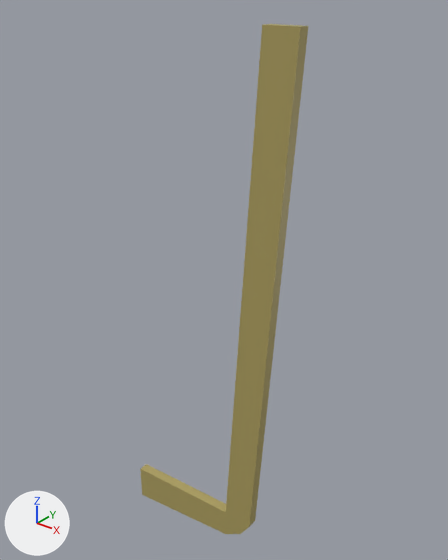
Two versions of the glTF model Prod/Art/3d/Stick.gltf, one commit apart.
Both versions are drawn from a camera (50 mm lens) standing at (12.81, -7.76, 11.54) and looking at (6.82, -0.27, 6.9). The axes (+X, +Y, +Z) are drawn at lower left. The lights are the same throughout. Where no turn or scale is listed for an object, it has been applied to the vertices. Vertices at the same position are counted once.

In view in the first picture: 'Stick'.
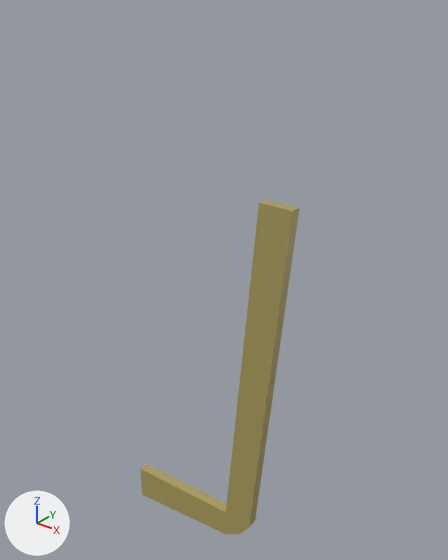
Pixel boxes [x1, y1, x2, y2] of what changed, in the pictures (448 x 560 px; the box of a moved part takes in the faces that stretch with it):
'Stick', reshaped (34% shorter): before [140, 24, 308, 534]; after [140, 200, 300, 534]
part 1 of me_cube_083, moved or reshaped: before [227, 24, 308, 512]; after [227, 200, 300, 512]

Edits to the bpy script that builds the scene:
```text
Change me_cube_083:
    where me_cube_083.from_pydata(...)  # 16 vertices, 28 faces; spans x -2.62..0.86, y -0.09..0.09, z -5.68..4.02
    used by ob_stick; location = (7.63, -0.78, 7.0)
    before: 1 (0.86, 0.09, 4.02) at pixel (308, 25), 3 (0.86, -0.09, 4.02) at pixel (300, 26), 5 (0.29, 0.09, 4.02) at pixel (270, 23), 7 (0.29, -0.09, 4.02) at pixel (262, 24)
    me_cube_083 part 1
    add for i in [1, 3, 5, 7]: me_cube_083.vertices[i].co += Vector((0.02, 0.0, -2.34))
```
